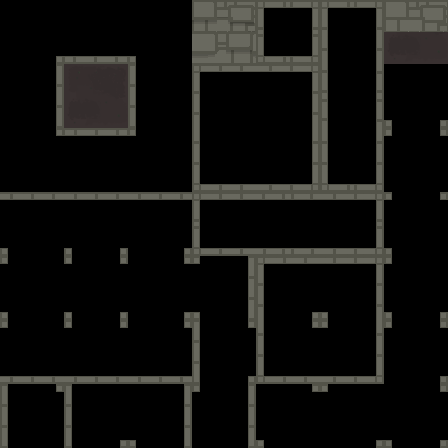
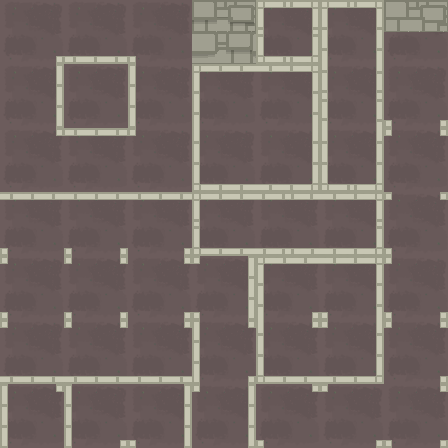
Two versions of the same layered image (w=448, h=448). Layer-by-layer changes:
showed group "floor-4" (4 layers) over bbox(0, 0, 448, 448)
"back-to-5": opacity 5% → 20% over bbox(192, 0, 448, 64)
showed "background-4", opacity 0% → 5% over bbox(0, 0, 448, 448)
renamed "floor-0" to "floor-0-walls", moved it into group "floor-0", painted on it over bbox(0, 0, 448, 448)
showed "ground" over bbox(0, 0, 448, 448)
hid "back" over bbox(0, 0, 448, 448)
